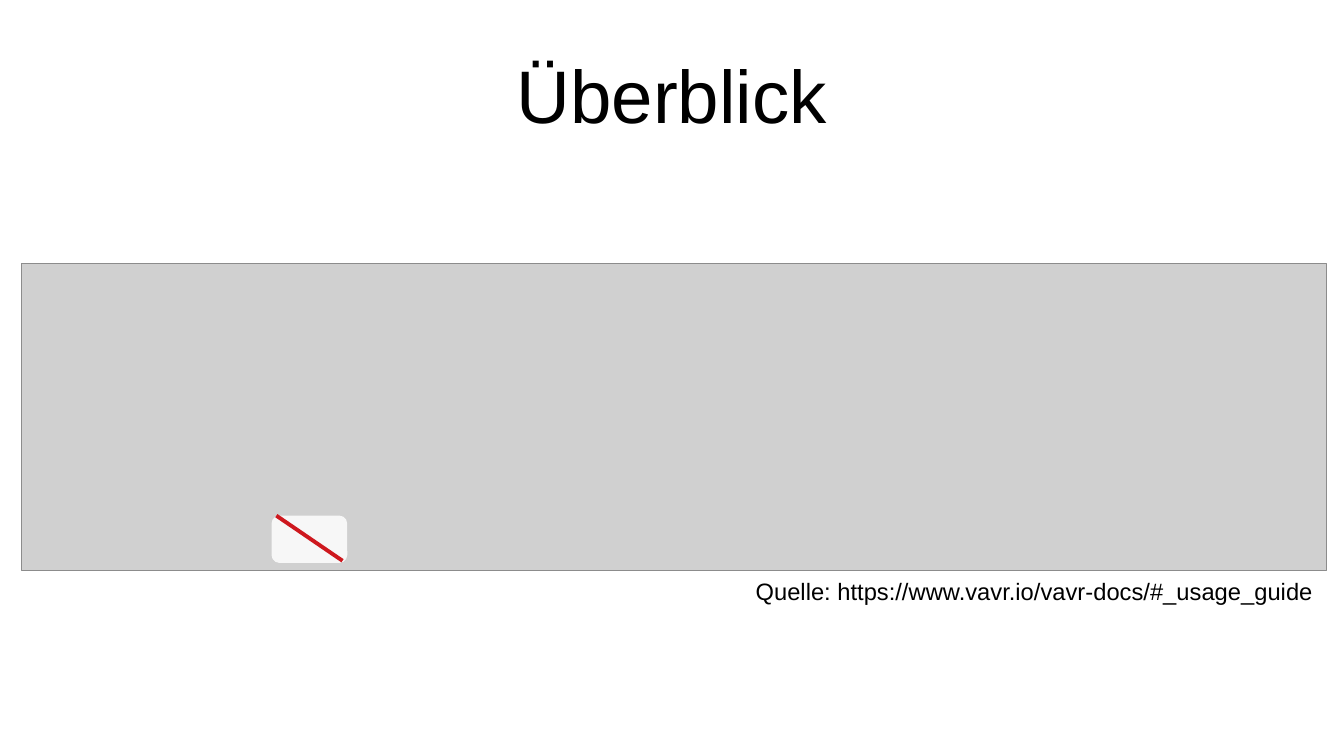
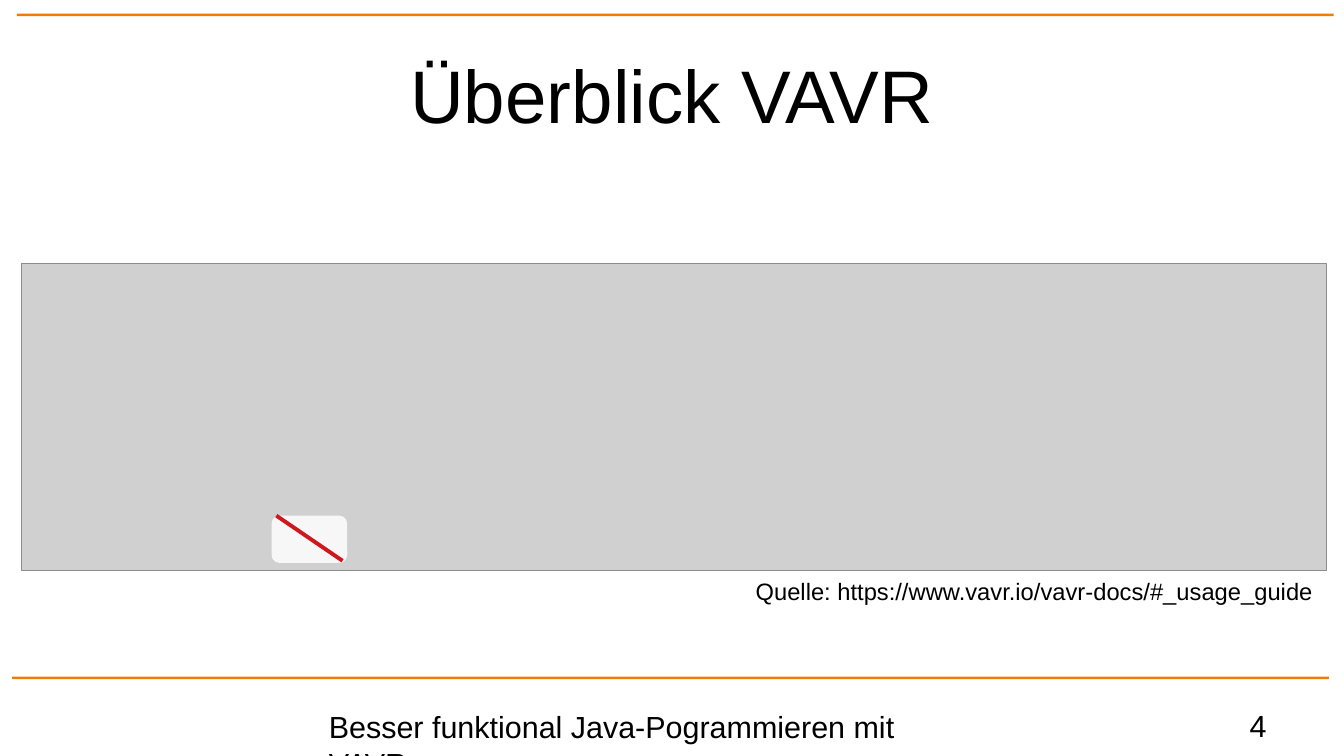
Before and after one commit to p3et/vavr-demo, a slide deck: slide 4 of coffee talk.odp (slide 6 before the commit). Drawn at 1344x756 pixels with LibreOffice and Linux fonts; fonts in the diff are those of the drawing; grey boxes stand for pictures; background and template pictures are left out. Boxes give left, top, right and bottom in pixels: in the first picture for what was removed or moved away, otherwise in the second. Text is boxed around its words. In the diff, an @@ line names an element or a change of style, - is before the commit and + after.

```diff
--- a/coffee talk.odp
+++ b/coffee talk.odp
@@ line added from (17, 15) to (1334, 15), #F07D00 1.5 pt @@
@@ title at (410, 64, 933, 124): text changed @@
-Überblick
+Überblick VAVR
@@ line added from (12, 678) to (1329, 678), #F07D00 1.5 pt @@
@@ text added at (329, 716, 895, 744), 18 pt, text #000000 @@
+Besser funktional Java-Pogrammieren mit VAVR
@@ page number added at (1250, 716, 1267, 737), 18 pt, text #000000 @@
+4
```
Also in this commit, not shown: 40 other slides changed, 2 slides added, 1 slide removed.
